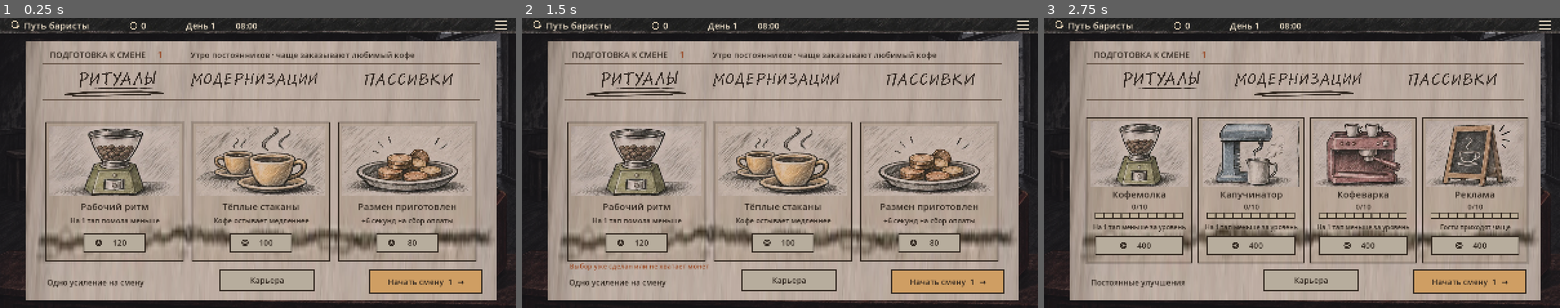
Above: before the commit, frames 1-3 (left to right).
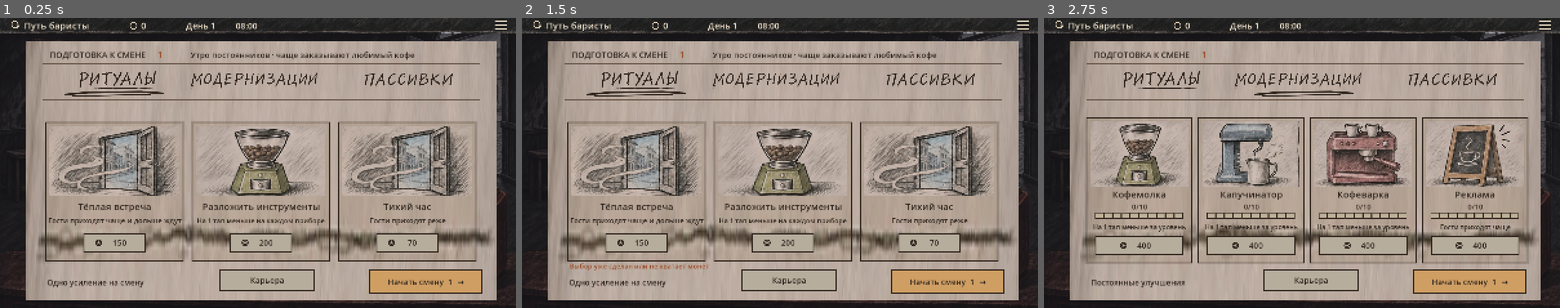
Above: after the commit, the same moments.

Repository: kotlyakov/barista
Game: Godot game, scene res://ui/main_v2.tscn
Same seed, same stepped clock (60 frames per second), same inputs: the game is played once before the commit and once after it.
Inputs (mouse positions are in pixels of both pictures, inside the frame that each line leads up to):
- Up to frame 1 (0.25 s): no input
- Up to frame 2 (1.5 s): tap Enter at 0.5 s; move the mouse to (893, 148) at 0.52 s; click (893, 148) at 0.67 s; tap Space at 1.25 s; drag from (676, 177) to (754, 221) at 1.27 s
- Up to frame 3 (2.75 s): tap Enter at 2 s; move the mouse to (1353, 99) at 2.02 s; click (1353, 99) at 2.17 s

The runs differ from the first frame. In frame 1, 12% of the frame differs, in the area x 9-91%, y 37-79%; in frame 2, 12%; in frame 3, nothing differs.

Commit message:
Ритуалы: 16 эффектов, прогноз и устойчивый выбор

Diff:
--- a/game/economy/career.gd
+++ b/game/economy/career.gd
@@ -2,10 +2,23 @@
 # Starting calibration042-1. No UI, real-money purchases or income simulator.
 const Cup=preload("res://brewing/cup.gd")
 const PERKS={
- "warmth":{"name":"Тёплые стаканы","price":100,"description":"Остывание в 1,5 раза медленнее. Только следующая смена."},
- "change":{"name":"Размен приготовлен","price":80,"description":"Ещё 6 секунд на сбор монет. Только следующая смена; автосбора нет."},
- "aroma":{"name":"Аромат на улицу","price":60,"description":"Интервал входа ×0.85, минимум 6 с. Только следующая смена."},
- "focus":{"name":"Рабочий ритм","price":120,"description":"На 1 тап помола меньше. Только следующая смена; минимум 1."}}
+ "warmth":{"name":"Тёплые стаканы","price":100,"description":"Кофе остывает медленнее","art":"warmth","heat":1.5},
+ "change":{"name":"Размен приготовлен","price":80,"description":"+6 секунд на сбор оплаты","art":"change","coins":6},
+ "aroma":{"name":"Аромат на улицу","price":60,"description":"Гости приходят чаще","art":"aroma","flow":0.85},
+ "focus":{"name":"Рабочий ритм","price":120,"description":"На 1 тап помола меньше","art":"focus","grind":1},
+ "pressure":{"name":"Прогрев кофеварки","price":120,"description":"На 1 тап варки меньше","art":"focus","brew":1},
+ "silky":{"name":"Тёплый питчер","price":120,"description":"На 1 тап молока меньше","art":"warmth","milk":1},
+ "workflow":{"name":"Разложить инструменты","price":200,"description":"На 1 тап меньше на каждом приборе","art":"focus","grind":1,"brew":1,"milk":1},
+ "quiet":{"name":"Тихий час","price":70,"description":"Гости приходят реже","art":"aroma","flow":1.18},
+ "seats":{"name":"Стулья у окна","price":105,"description":"Гости ждут на 20% дольше","art":"aroma","patience":1.2},
+ "notes":{"name":"Блокнот заказов","price":90,"description":"Заказ виден на 1,5 секунды дольше","art":"change","wish":1.5},
+ "winter":{"name":"Термочехол","price":155,"description":"Медленнее остывает, гости дольше ждут","art":"warmth","heat":1.3,"patience":1.1},
+ "tray":{"name":"Подготовить блюдца","price":155,"description":"+3 секунды на оплату, заказы видны дольше","art":"change","coins":3,"wish":1.0},
+ "filter":{"name":"Настроить помол и пролив","price":170,"description":"На 1 тап меньше для помола и варки","art":"focus","grind":1,"brew":1},
+ "steam":{"name":"Прогреть паровик","price":160,"description":"На 2 тапа молока меньше","art":"warmth","milk":2},
+ "welcome":{"name":"Тёплая встреча","price":150,"description":"Гости приходят чаще и дольше ждут","art":"aroma","flow":0.93,"patience":1.12},
+ "counter":{"name":"Свободная стойка","price":150,"description":"+4 секунды на оплату и на 1 тап варки меньше","art":"change","coins":4,"brew":1}}
+const FEATURED={"calm":"focus","rain":"warmth","regulars":"welcome","festival":"change","milk":"steam","critic":"pressure"}
 const MODULES={
  "heat":{"name":"Термостаканы","price":600,"maintenance":0,"description":"Остывание в 2 раза медленнее; действует при установке."},
  "change":{"name":"Поднос для монет","price":450,"maintenance":0,"description":"Ещё 8 секунд на сбор монет; действует при установке."},
@@ -21,7 +34,15 @@
  return 1.0+passive_level(data,id)*step
 
 static func wish_seconds(data: Dictionary) -> float:
- return 3.0*passive_factor(data,"wish",0.10)
+ return (3.0+float(ritual(data).get("wish",0.0)))*passive_factor(data,"wish",0.10)
+
+static func patience_factor(data: Dictionary) -> float:
+ return float(ritual(data).get("patience",1.0))*passive_factor(data,"patience",0.10)
+
+static func ritual(data: Dictionary) -> Dictionary:
+ var economy: Dictionary=data.get("economy",{})
+ var key="choice" if data.get("shift",{}).get("phase")=="PREPARING" else "active_perk"
+ return PERKS.get(economy.get(key,""),{})
 
 static func tip_amount(data: Dictionary,base: int,relationship: int) -> int:
  return int(floor(base*(0.10+0.10*maxi(0,relationship)/100.0)*passive_factor(data,"tips",0.10)))
@@ -45,18 +66,22 @@
 static func offers(session) -> void:
  var rng=RandomNumberGenerator.new();rng.state=int(session.data.rng_state)
  var pool=PERKS.keys();var chosen=[]
+ var featured: String=FEATURED[session.data.shift.event_id]
  for n in range(3):
-  var index=rng.randi_range(0,pool.size()-1);chosen.append(pool[index]);pool.remove_at(index)
+  var ticket=rng.randi_range(0,pool.size()-1+int(featured in pool))
+  var index=pool.find(featured) if ticket==pool.size() else ticket
+  chosen.append(pool[index])
+  pool.remove_at(index)
  session.data.economy.offers=chosen;session.data.rng_state=str(rng.state)
 static func effects(data: Dictionary) -> Dictionary:
- var result={"heat":1.0,"coins":12.0,"grind":0,"flow":1.0,"maintenance":0}
+ var result={"heat":1.0,"coins":12.0,"grind":0,"brew":0,"milk":0,"flow":1.0,"maintenance":0}
  if not data.has("economy"):return result
  var e=data.economy
- var perk=e.active_perk if data.shift.phase!="PREPARING" else ("" if e.choice=="skip" else e.choice)
- if perk=="warmth":result.heat*=1.5
- if perk=="change":result.coins+=6
- if perk=="aroma":result.flow*=0.85
- if perk=="focus":result.grind+=1
+ var perk=ritual(data)
+ result.heat*=float(perk.get("heat",1.0))
+ result.coins+=float(perk.get("coins",0.0))
+ result.flow*=float(perk.get("flow",1.0))
+ for station in Cup.STATIONS:result[station]+=int(perk.get(station,0))
  for module in e.equipped_modules:
   if module=="heat":result.heat*=2
   if module=="change":result.coins+=8
@@ -71,7 +96,7 @@
  return result
 static func targets(data: Dictionary,recipe: String) -> Array:
  var result=Cup.TARGETS[recipe].duplicate();var effect=effects(data)
- for n in range(3):result[n]=maxi(1,int(result[n])-int(data.upgrades[Cup.STATIONS[n]])-(int(effect.grind) if n==0 else 0))
+ for n in range(3):result[n]=maxi(1,int(result[n])-int(data.upgrades[Cup.STATIONS[n]])-int(effect[Cup.STATIONS[n]]))
  return result
 static func base_price(data: Dictionary,recipe: String,critic: bool) -> int:
  var base={"espresso":50,"cappuccino":80,"latte":90}[recipe]
--- a/game/orders/service.gd
+++ b/game/orders/service.gd
@@ -164,7 +164,7 @@
  if customer_id=="": return false
  if wish_recipe=="": wish_recipe=roster.pick_recipe(customer_id,2.0 if data.has("economy") and data.shift.event_id=="milk" else 1.0,4.0 if data.has("economy") and data.shift.event_id=="regulars" else 2.0)
  data.rng_state=roster.rng_state()
- var budget=(30+90*float(data.profiles[customer_id].trust_l))*Career.passive_factor(data,"patience",0.10)
+ var budget=(30+90*float(data.profiles[customer_id].trust_l))*Career.patience_factor(data)
  data.visits.append({"id":allocate_id(),"customer_id":customer_id,"wish_recipe":wish_recipe,"state":"WAITING","patience_budget":budget,"arrived_at":data.clock,"bubble_until":data.clock+Career.wish_seconds(data),"wish_shown_at":-1.0,"reaction_applied":false,"payment_id":0})
  if data.has("economy"):
   var visit=data.visits.back()
--- a/game/persistence/service_schema.gd
+++ b/game/persistence/service_schema.gd
@@ -120,7 +120,7 @@
  for v in s.visits:
   if not v is Dictionary or not id(v.get("id"),s) or identities.has(int(v.id)) or not s.profiles.has(v.get("customer_id")) or people.has(v.customer_id) or not PRICES.has(v.get("wish_recipe")):return false
   if not v.get("state") in ["WAITING","PAYMENT","DEPARTING"] or not v.get("reaction_applied") is bool or not integer(v.get("payment_id")):return false
-  if not number(v.get("arrived_at"),0,s.clock) or not number(v.get("patience_budget"),30,120*Career.passive_factor(s,"patience",0.10)) or not number(v.get("bubble_until"),v.arrived_at,s.clock+wish_seconds):return false
+  if not number(v.get("arrived_at"),0,s.clock) or not number(v.get("patience_budget"),30,120*Career.patience_factor(s)) or not number(v.get("bubble_until"),v.arrived_at,s.clock+wish_seconds):return false
   if s.has("economy"):
    if not v.get("gift") is bool or not v.get("critic") is bool:return false
    if s.economy.gifts[v.customer_id]:return false
--- a/game/tests/career_balance_test.gd
+++ b/game/tests/career_balance_test.gd
@@ -25,7 +25,7 @@
      var before_start=s.data.money
      s.start_shift(1)
      check(s.data.money==before_start-(50 if "drive" in pair else 0),"exact maintenance for installed pair")
-     check(s.cup.targets[0]==12-(2 if "drive" in pair else 0)-(1 if perk=="focus" else 0),"exact grind target for combined drive/perk")
+     check(s.cup.targets[0]==12-(2 if "drive" in pair else 0)-(1 if perk in ["focus","workflow","filter"] else 0),"exact grind target for combined drive/perk")
      check(S.Schema.valid(s.snapshot()),"combination valid at start")
      var clone=S.restore(JSON.parse_string(JSON.stringify(s.snapshot())))
      check(clone!=null,"combination JSON restore")
@@ -76,7 +76,7 @@
   var output=[]
   var code=OS.execute(OS.get_executable_path(),["--headless","--path",ProjectSettings.globalize_path("res://"),"--script","res://tests/career_balance_test.gd","--",phase,path],output,true)
   check(code==0 and not "ERROR:" in "\n".join(output) and "PASS:" in "\n".join(output),"economy process "+phase+" "+"\n".join(output))
- if failures==0:print("PASS:216 effect combinations, finite closing, real play calibration and four economy processes")
+ if failures==0:print("PASS:864 effect combinations, finite closing, real play calibration and four economy processes")
  quit(0 if failures==0 else 1)
 func play_shift(seconds: float):
  var s=setup(73);s.data.money=0;s.skip_perk(1);s.start_shift(1)
--- /dev/null
+++ b/game/tests/ritual_pool_test.gd
@@ -0,0 +1,25 @@
+extends SceneTree
+const Service=preload("res://orders/service.gd")
+const Career=preload("res://economy/career.gd")
+
+func _init() -> void:
+ if Career.PERKS.size()!=16:
+  push_error("Expected 16 working rituals");quit(1);return
+ var featured_count=0
+ var control_count=0
+ for seed_value in range(360):
+  var game=Service.new(seed_value)
+  game.enable_career()
+  game.enable_development()
+  game.data.shift.event_id="rain"
+  Career.offers(game)
+  var offers: Array=game.data.economy.offers
+  if offers.size()!=3 or offers[0]==offers[1] or offers[0]==offers[2] or offers[1]==offers[2]:quit(1);return
+  featured_count+=int("warmth" in offers)
+  control_count+=int("change" in offers)
+  var restored=Service.restore(JSON.parse_string(JSON.stringify(game.snapshot())))
+  if restored==null or restored.data.economy.offers!=offers or restored.data.rng_state!=game.data.rng_state:quit(1);return
+ if featured_count<=control_count or featured_count==360:
+  push_error("Weather bias must favor warmth without guaranteeing it");quit(1);return
+ print("PASS: 16 rituals, no duplicate offers, persisted RNG and probabilistic rain bias")
+ quit()
--- a/game/ui/charcoal_intermission.gd
+++ b/game/ui/charcoal_intermission.gd
@@ -17,10 +17,6 @@
 ]
 const INK = Color("31271f")
 const COPPER = Color("9a4b27")
-const RITUAL_DESCRIPTIONS = {
- "warmth": "Кофе остывает медленнее", "change": "+6 секунд на сбор оплаты",
- "aroma": "Гости приходят чаще", "focus": "На 1 тап помола меньше"
-}
 const FORECAST = {
  "calm":"Обычное утро · привычный поток гостей", "rain":"Дождливое утро · гости приходят реже",
  "regulars":"Утро постоянников · чаще заказывают любимый кофе",
@@ -73,9 +69,9 @@
   var item: Dictionary = view.game.Career.PERKS[id]
   var rect: Rect2 = view.offer_rect(i)
   card(view,rect)
-  view.draw_texture_rect(RITUALS[id],Rect2(rect.position+Vector2(12,12),Vector2(rect.size.x-24,218)),false)
+  view.draw_texture_rect(RITUALS[item.art],Rect2(rect.position+Vector2(12,12),Vector2(rect.size.x-24,218)),false)
   centered(view,rect,rect.position.y+272,item.name,29)
-  centered(view,rect,rect.position.y+313,RITUAL_DESCRIPTIONS[id],22)
+  centered(view,rect,rect.position.y+313,item.description,22)
   var picked: bool = state.economy.choice==id
   var available: bool = state.economy.choice=="" and state.money>=item.price
   paper_button(view,Rect2(rect.get_center().x-95,rect.end.y-85,190,57),"✓" if picked else str(item.price),available,not picked)
@@ -141,6 +137,9 @@
 
 static func centered(view,rect: Rect2,y: float,label: String,size: int) -> void:
  var width: float = view.font.get_string_size(label,HORIZONTAL_ALIGNMENT_LEFT,-1,size).x
+ while width>rect.size.x-12 and size>14:
+  size-=1
+  width=view.font.get_string_size(label,HORIZONTAL_ALIGNMENT_LEFT,-1,size).x
  view.text_at(Vector2(rect.get_center().x-width/2,y),label,size,INK)
 
 static func paper_button(view,rect: Rect2,label: String,active: bool,coin=false) -> void:
Not shown, changed: docs/plans/2026-11-07-post-mockups.md
